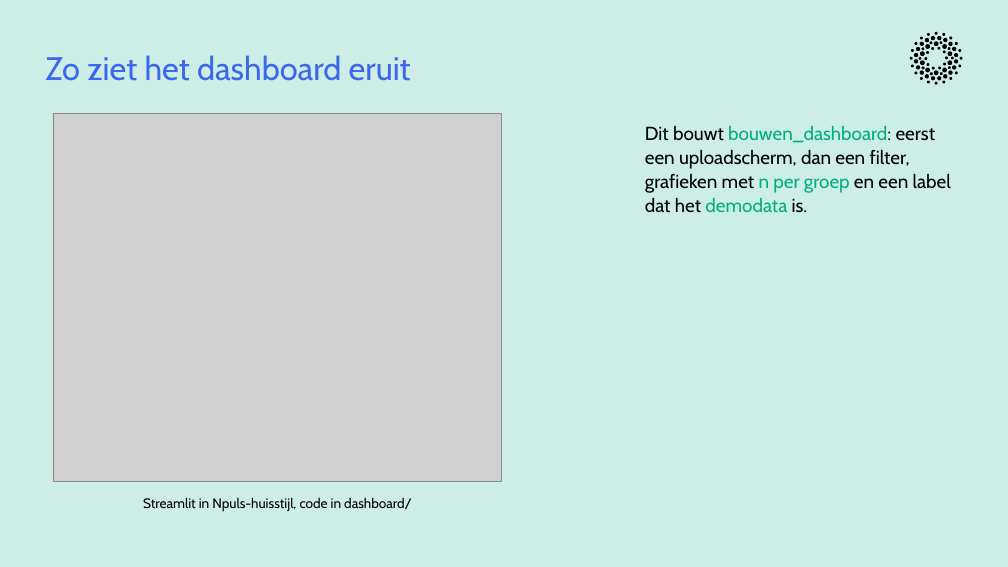
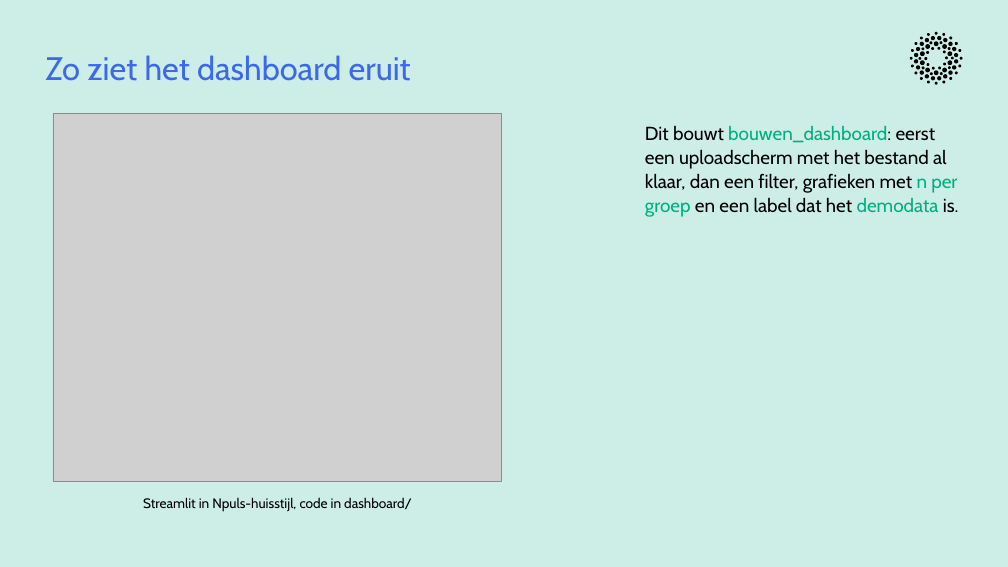
Before and after one commit to cedanl/clidev-presentaties, a slide deck: slide 33 of exports/261005_workshop_rad_uitvoering.pptx. Drawn at 1008x567 pixels with LibreOffice and Linux fonts; fonts in the diff are those of the drawing; grey boxes stand for pictures. Boxes give left, top, right and bottom in pixels: in the first picture for what was removed or moved away, otherwise in the second. Text is boxed around its words. In the diff, an @@ line names an element or a change of style, - is before the commit and + after.

```diff
--- a/exports/261005_workshop_rad_uitvoering.pptx
+++ b/exports/261005_workshop_rad_uitvoering.pptx
@@ text at [645,126,959,217]: text changed @@
-Dit bouwt bouwen_dashboard: eerst een uploadscherm, dan een filter, grafieken met n per groep en een label dat het demodata is.
+Dit bouwt bouwen_dashboard: eerst een uploadscherm met het bestand al klaar, dan een filter, grafieken met n per groep en een label dat het demodata is.
```
Also in this commit, not shown: 2 other slides changed, 1 other file.
